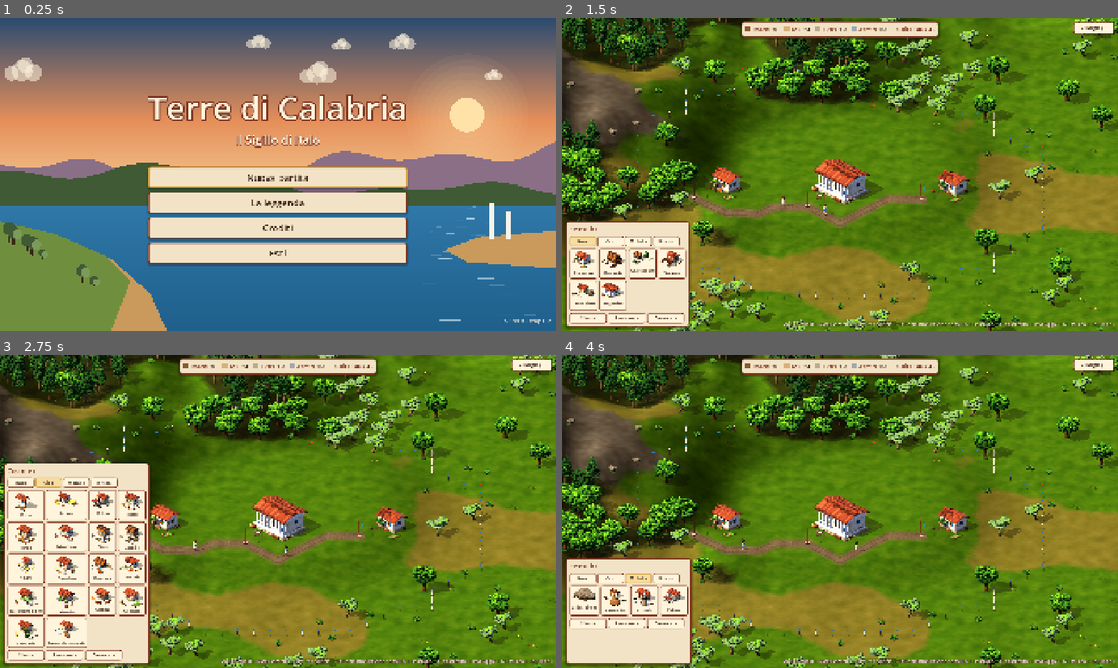
Above: before the commit, frames 1-4 (two rows, left to right).
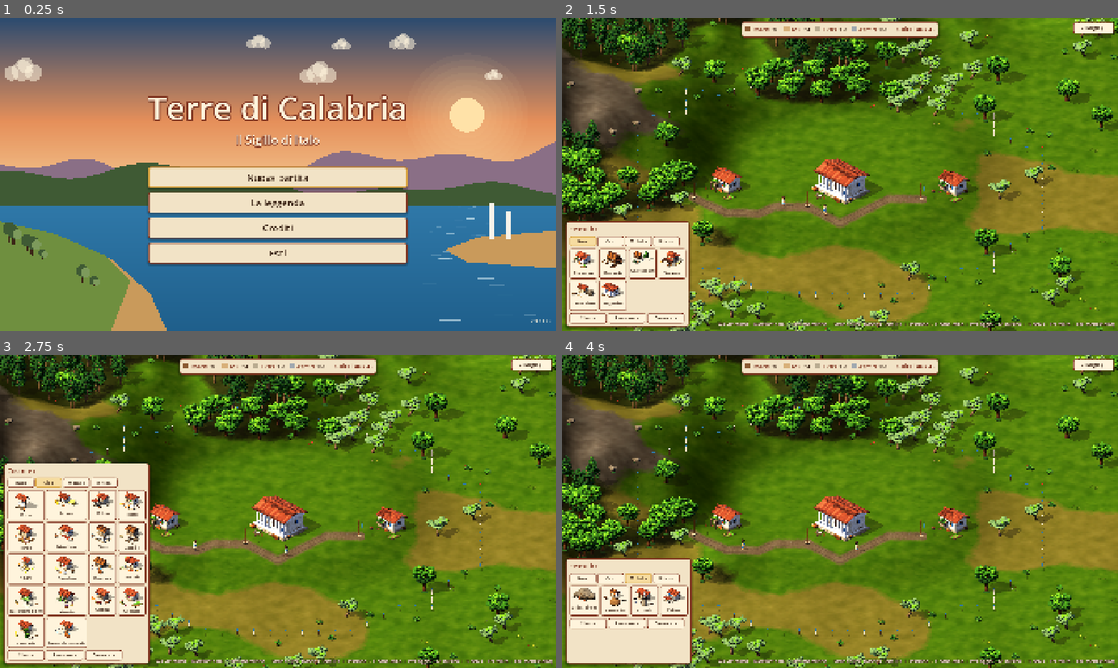
Above: after the commit, the same moments.

Repository: danylbd/terre-di-calabria
Game: Godot game, scene res://src/main/title_screen.tscn
The game is run twice, just before and just after one commit, with the same random seed, the same clock (stepped at 60 frames per second) and the same inputs.
Inputs:
- Up to frame 1 (0.25 s): no input
- Up to frame 2 (1.5 s): click "Nuova partita" at 0.5 s; click "Base" at 1.25 s
- Up to frame 3 (2.75 s): click "Cibo" at 2 s
- Up to frame 4 (4 s): click "Base" at 2.75 s; click "Metallo" at 3.5 s

The runs differ from the first frame. In frame 1, less than 0.1% of the frame differs, in the area x 90-100%, y 96-98%; in frame 2, 0.7%, in the area x 28-100%, y 96-99%; in frame 3, 0.7%; in frame 4, 0.7%.

Commit message:
Step 09: salvataggio
- src/core/salvataggio.gd: salva e carica la partita in JSON (natura,
  edifici e cantieri, bandierine, strade, merci in viaggio, scorte, coloni,
  statistiche, camera); la mappa si rigenera dal seme
- Caricamento senza costi ne' messaggi; lavoratori rimessi dentro
- F5 salva, F9 carica, Esc e chiusura della finestra salvano da soli;
  'Continua la partita' nel menu iniziale
- Titolo: tolta la scritta 'step G2' dalla versione
- tools/test/test_salvataggio.gd; versione 0.11.0

Co-Authored-By: Claude <noreply@anthropic.com>

Diff:
--- a/project.godot
+++ b/project.godot
@@ -6,7 +6,7 @@
 
 config/name="Terre di Calabria"
 config/description="Gioco di strategia ed economia ambientato in Calabria."
-config/version="0.10.0"
+config/version="0.11.0"
 run/main_scene="res://src/main/title_screen.tscn"
 config/features=PackedStringArray("4.7", "Mobile")
 config/icon="res://icon.svg"
--- /dev/null
+++ b/src/core/salvataggio.gd
@@ -0,0 +1,240 @@
+class_name Salvataggio
+## Salva e carica la partita in un file JSON. La mappa si rigenera identica dal seme, quindi si salva
+## solo quello che cambia: natura (alberi, massi, campi, pesce, giacimenti), edifici, bandierine,
+## strade, merci in viaggio, scorte, coloni e statistiche. Portatori e lavoratori vengono ricreati.
+
+const PERCORSO := "user://salvataggio.json"
+const VERSIONE := 1
+
+## Partita da caricare all'avvio della scena di gioco ("" = nuova partita).
+static var da_caricare := ""
+
+
+static func esiste(percorso := PERCORSO) -> bool:
+	return FileAccess.file_exists(percorso)
+
+
+static func _v(c: Vector2i) -> Array:
+	return [c.x, c.y]
+
+
+static func _c(a: Array) -> Vector2i:
+	return Vector2i(int(a[0]), int(a[1]))
+
+
+static func _nome(s: Sprite2D) -> String:
+	return s.texture.resource_path.get_file().get_basename() if s.texture else ""
+
+
+static func _chiavi(d: Dictionary) -> Array:
+	var r := []
+	for c in d:
+		r.append([c.x, c.y, d[c]])
+	return r
+
+
+static func _da_chiavi(a: Array) -> Dictionary:
+	var r := {}
+	for voce in a:
+		r[Vector2i(int(voce[0]), int(voce[1]))] = voce[2]
+	return r
+
+
+# ------------------------------------------------------------------ salvare
+
+static func salva(p: Node2D, percorso := PERCORSO) -> bool:
+	var v: Villaggio = p.villaggio
+	var rete: ReteStrade = p.rete
+	var ris: RisorseNaturali = p.risorse
+	var log: Logistica = p.logistica
+	var d := {"versione": VERSIONE, "seme": p.SEME, "tempo": log.tempo, "storia": log.storia,
+		"scorte": v.scorte, "coloni_liberi": v.coloni_liberi + v.in_cammino,
+		"camera": [p.camera.position.x, p.camera.position.y, p.camera.zoom.x]}
+	# natura
+	var alberi := []
+	for c in ris.alberi:
+		for a in ris.alberi[c]:
+			var s: Sprite2D = a["sprite"]
+			alberi.append([c.x, c.y, a["specie"], a["crescita"], _nome(s), s.position.x, s.position.y])
+	d["alberi"] = alberi
+	var rocce := []
+	for c in ris.rocce:
+		var s: Sprite2D = ris.rocce[c]["sprite"]
+		rocce.append([c.x, c.y, ris.rocce[c]["riserva"], _nome(s), s.position.x, s.position.y])
+	d["rocce"] = rocce
+	var campi := []
+	for c in ris.campi:
+		campi.append([c.x, c.y, ris.campi[c]["coltura"], ris.campi[c]["crescita"]])
+	d["campi"] = campi
+	var ceppi := []
+	for k in ris._ceppi:
+		var s: Sprite2D = k[0]
+		ceppi.append([_nome(s), s.position.x, s.position.y, k[1]])
+	d["ceppi"] = ceppi
+	d["pesci"] = _chiavi(ris.pesci)
+	d["ripopola"] = _chiavi(ris._ripopola)
+	d["spada"] = _chiavi(ris.spada)
+	d["ripopola_spada"] = _chiavi(ris._ripopola_spada)
+	d["olive_attesa"] = _chiavi(ris._olive_attesa)
+	var minerali := {}
+	for tipo in ris.minerali:
+		minerali[tipo] = _chiavi(ris.minerali[tipo])
+	d["minerali"] = minerali
+	# villaggio
+	var edifici := []
+	for e in v.edifici.values():
+		edifici.append({"id": e.id, "tipo": e.tipo, "casella": _v(e.casella), "finito": e.finito, "progresso": e.progresso,
+			"consegnati": e.consegnati, "richiesti": e.richiesti, "ingresso": e.ingresso, "in_arrivo": e.in_arrivo,
+			"prodotti": e.prodotti, "nascita": e.nascita, "manca_attrezzo": e.manca_attrezzo, "manca_colono": e.manca_colono,
+			"lavoratore": e.lavoratore != null and is_instance_valid(e.lavoratore)})
+	d["edifici"] = edifici
+	var bandiere := []
+	for c in rete.bandiere:
+		bandiere.append([c.x, c.y, rete.bandiere[c]["protetta"]])
+	d["bandiere"] = bandiere
+	var tratti := []
+	for t in rete.tratti.values():
+		tratti.append({"percorso": t.percorso.map(func(c): return _v(c)), "portatore": t.portatore != null})
+	d["tratti"] = tratti
+	var merci := []
+	for m in log.merci:
+		if is_instance_valid(m.destinazione):
+			merci.append([m.tipo, m.bandiera.x, m.bandiera.y, m.destinazione.id])
+	d["merci"] = merci
+	var f := FileAccess.open(percorso, FileAccess.WRITE)
+	if f == null:
+		push_warning("Impossibile salvare in " + percorso)
+		return false
+	f.store_string(JSON.stringify(d))
+	f.close()
+	return true
+
+
+# ------------------------------------------------------------------ caricare
+
+## Ricostruisce la partita salvata dentro una scena di gioco appena creata (con la natura già messa
+## dal generatore, ma senza il villaggio iniziale). Restituisce false se il file non va bene.
+static func carica(p: Node2D, percorso := PERCORSO) -> bool:
+	var f := FileAccess.open(percorso, FileAccess.READ)
+	if f == null:
+		return false
+	var d = JSON.parse_string(f.get_as_text())
+	f.close()
+	if not d is Dictionary or int(d.get("versione", 0)) != VERSIONE:
+		return false
+	var v: Villaggio = p.villaggio
+	var rete: ReteStrade = p.rete
+	var ris: RisorseNaturali = p.risorse
+	var log: Logistica = p.logistica
+	var dati: DatiMappa = p.dati
+	_carica_natura(d, ris, dati)
+
+	v.caricamento = true
+	# prima gli edifici finiti (allargano i confini), poi i cantieri
+	var vecchi := {}                 # id salvato -> Edificio nuovo
+	var ordinati: Array = d["edifici"].duplicate()
+	ordinati.sort_custom(func(a, b): return a["finito"] and not b["finito"])
+	for s in ordinati:
+		var e := v.costruisci(s["tipo"], _c(s["casella"]), s["finito"], true)
+		if e == null:
+			continue
+		vecchi[int(s["id"])] = e
+		if not s["finito"]:
+			e.progresso = s["progresso"]
+			e.consegnati = _interi(s["consegnati"])
+			e.richiesti = _interi(s["richiesti"])
+		e.ingresso = _interi(s["ingresso"])
+		e.in_arrivo = _interi(s["in_arrivo"])
+		e.prodotti = int(s["prodotti"])
+		e.nascita = s["nascita"]
+		e.manca_attrezzo = s["manca_attrezzo"]
+		e.manca_colono = s["manca_colono"]
+	for b in d["bandiere"]:
+		var c := _c(b)
+		if not rete.bandiere.has(c):
+			rete.aggiungi_bandiera(c, b[2])
+	for t in d["tratti"]:
+		var perc: Array[Vector2i] = []
+		for c in t["percorso"]:
+			perc.append(_c(c))
+		rete.costruisci_strada(perc)
+	# chi non aveva il portatore (mancavano i coloni) torna ad aspettarlo
+	for t in d["tratti"]:
+		if t["portatore"]:
+			continue
+		var a := _c(t["percorso"][0])
+		var b := _c(t["percorso"][-1])
+		var tr = rete.tratto_tra(a, b)
+		if tr and tr.portatore:
+			tr.portatore.queue_free()
+			tr.portatore = null
+
+	v.scorte = _interi(d["scorte"])
+	v.coloni_liberi = int(d["coloni_liberi"])
+	log.tempo = d["tempo"]
+	log.storia = d["storia"]
+	for m in d["merci"]:
+		var dest: Edificio = vecchi.get(int(m[3]))
+		if dest:
+			log._nuova_merce(m[0], dest, Vector2i(int(m[1]), int(m[2])))
+	for s in d["edifici"]:
+		var e: Edificio = vecchi.get(int(s["id"]))
+		if e and s["lavoratore"]:
+			v.metti_lavoratore(e)
+	v.caricamento = false
+	p.camera.position = Vector2(d["camera"][0], d["camera"][1])
+	p.camera.zoom = Vector2.ONE * float(d["camera"][2])
+	v.scorte_cambiate.emit()
+	v.popolazione_cambiata.emit()
+	return true
+
+
+static func _interi(d: Dictionary) -> Dictionary:
+	var r := {}
+	for k in d:
+		r[k] = int(d[k])
+	return r
+
+
+static func _carica_natura(d: Dictionary, ris: RisorseNaturali, dati: DatiMappa) -> void:
+	# via gli alberi e i massi messi dal generatore: tornano quelli salvati, dove erano
+	for c in ris.alberi:
+		for a in ris.alberi[c]:
+			(a["sprite"] as Node).free()
+		if not ris.ulivi.has(c):
+			dati.occupa(c.x, c.y, 0)
+	ris.alberi.clear()
+	for c in ris.rocce:
+		(ris.rocce[c]["sprite"] as Node).free()
+		if not ris.ulivi.has(c):
+			dati.occupa(c.x, c.y, 0)
+	ris.rocce.clear()
+	for a in d["alberi"]:
+		var c := Vector2i(int(a[0]), int(a[1]))
+		var s := Sprites.crea(a[4])
+		s.position = Vector2(a[5], a[6])
+		ris.oggetti.add_child(s)
+		ris.alberi.get_or_add(c, []).append({"sprite": s, "specie": a[2], "crescita": float(a[3]), "prenotato": false})
+		dati.occupa(c.x, c.y, DatiMappa.NATURA)
+	for r in d["rocce"]:
+		var c := Vector2i(int(r[0]), int(r[1]))
+		var s := Sprites.crea(r[3])
+		s.position = Vector2(r[4], r[5])
+		s.scale = Vector2.ONE * lerpf(0.45, 1.0, float(r[2]) / RisorseNaturali.RISERVA_ROCCIA)
+		ris.oggetti.add_child(s)
+		ris.rocce[c] = {"sprite": s, "riserva": int(r[2]), "prenotata": false}
+		dati.occupa(c.x, c.y, DatiMappa.NATURA)
+	for k in d["campi"]:
+		var c := Vector2i(int(k[0]), int(k[1]))
+		ris.semina(c, k[2])
+		ris.campi[c]["crescita"] = float(k[3])
+		ris._imposta_fase(ris.campi[c])
+	for k in d["ceppi"]:
+		ris._metti_ceppo(Vector2(k[1], k[2]), k[0], float(k[3]))
+	ris.pesci = _interi(_da_chiavi(d["pesci"]))
+	ris._ripopola = _da_chiavi(d["ripopola"])
+	ris.spada = _interi(_da_chiavi(d["spada"]))
+	ris._ripopola_spada = _da_chiavi(d["ripopola_spada"])
+	ris._olive_attesa = _da_chiavi(d["olive_attesa"])
+	for tipo in d["minerali"]:
+		ris.minerali[tipo] = _interi(_da_chiavi(d["minerali"][tipo]))
--- a/src/main/title_screen.gd
+++ b/src/main/title_screen.gd
@@ -83,6 +83,10 @@
 	_menu = VBoxContainer.new()
 	_menu.add_theme_constant_override("separation", 14)
 	colonna.add_child(_menu)
+	if Salvataggio.esiste():
+		_aggiungi_voce("Continua la partita", func():
+			Salvataggio.da_caricare = Salvataggio.PERCORSO
+			get_tree().change_scene_to_file("res://src/mappa/partita.tscn"))
 	_aggiungi_voce("Nuova partita", _on_nuova_partita)
 	_aggiungi_voce("La leggenda", func(): _mostra(_strato_leggenda))
 	_aggiungi_voce("Crediti", func(): _mostra(_strato_crediti))
@@ -166,7 +170,7 @@
 
 func _crea_versione() -> void:
 	var etichetta := Label.new()
-	etichetta.text = "v%s · step G2" % ProjectSettings.get_setting("application/config/version", "0.0.0")
+	etichetta.text = "v%s" % ProjectSettings.get_setting("application/config/version", "0.0.0")
 	etichetta.add_theme_font_size_override("font_size", 20)
 	etichetta.add_theme_color_override("font_color", Color(Palette.PERGAMENA_CHIARA, 0.8))
 	etichetta.set_anchors_and_offsets_preset(Control.PRESET_BOTTOM_RIGHT, Control.PRESET_MODE_MINSIZE, 20)
--- a/src/mappa/partita.gd
+++ b/src/mappa/partita.gd
@@ -70,7 +70,10 @@
 	villaggio.togli_decori.connect(_togli_decori)
 
 	_metti_natura()
-	_metti_villaggio()
+	var da_caricare := Salvataggio.da_caricare
+	Salvataggio.da_caricare = ""
+	if da_caricare == "":
+		_metti_villaggio()
 
 	camera = CameraMappa.new()
 	camera.area = terreno.limiti()
@@ -84,12 +87,25 @@
 	villaggio.territorio_cambiato.connect(func(): barra.aggiorna_coloni(villaggio.popolazione(), villaggio.capacita()))
 	logistica.scorte_cambiate.connect(func(): barra.aggiorna(villaggio.scorte))
 	logistica.scorte_cambiate.connect(villaggio.richiama_lavoratori)
+	if da_caricare != "":
+		if Salvataggio.carica(self, da_caricare):
+			segni.aggiorna()
+			_mostra_avviso("Partita caricata", false)
+		else:
+			_metti_villaggio()
+			_mostra_avviso("Il salvataggio non si può leggere: nuova partita", true)
 	barra.aggiorna(villaggio.scorte)
 	barra.aggiorna_coloni(villaggio.popolazione(), villaggio.capacita())
 	Suono.scaletta(["lavoro", "mattino", "sera"] as Array[String])
 	Suono.ambiente("uccelli", -6.0)
 	Suono.ambiente("vento", -12.0)
 	Suono.ambiente("mare", -40.0)
+
+
+func _notification(what: int) -> void:
+	# chiudendo la finestra la partita si salva da sola
+	if what == NOTIFICATION_WM_CLOSE_REQUEST and villaggio:
+		Salvataggio.salva(self)
 
 
 func _exit_tree() -> void:
@@ -120,6 +136,7 @@
 		elif modalita != "":
 			_esci_modalita()
 		else:
+			Salvataggio.salva(self)
 			get_tree().change_scene_to_file("res://src/main/title_screen.tscn")
 		get_viewport().set_input_as_handled()
 	elif event is InputEventKey and event.pressed and not event.echo:
@@ -128,6 +145,12 @@
 				menu.premi_attrezzo("strada")
 			KEY_F:
 				menu.premi_attrezzo("bandierina")
+			KEY_F5:
+				_mostra_avviso("Partita salvata" if Salvataggio.salva(self) else "Non sono riuscito a salvare", false)
+			KEY_F9:
+				if Salvataggio.esiste():
+					Salvataggio.da_caricare = Salvataggio.PERCORSO
+					get_tree().reload_current_scene()
 			KEY_I:
 				pannello_villaggio.alterna()
 			KEY_M:
@@ -489,7 +512,7 @@
 	pulsante.grow_horizontal = Control.GROW_DIRECTION_BEGIN
 
 	var aiuto := Label.new()
-	aiuto.text = "WASD: muovi  ·  Rotella: zoom  ·  Clic: info edificio  ·  Tasto destro: trascina / annulla  ·  R: strada  ·  F: bandierina  ·  I: villaggio  ·  M: musica  ·  Esc: menu"
+	aiuto.text = "WASD: muovi  ·  Rotella: zoom  ·  Clic: info edificio  ·  Tasto destro: trascina / annulla  ·  R: strada  ·  F: bandierina  ·  I: villaggio  ·  M: musica  ·  F5 salva  ·  F9 carica  ·  Esc: menu (salva)"
 	aiuto.add_theme_font_size_override("font_size", 16)
 	aiuto.add_theme_color_override("font_color", Palette.PERGAMENA_CHIARA)
 	aiuto.add_theme_color_override("font_outline_color", Palette.INCHIOSTRO)
--- a/src/mappa/villaggio.gd
+++ b/src/mappa/villaggio.gd
@@ -26,6 +26,7 @@
 var coloni_liberi := 40              # coloni in magazzino, pronti a fare i portatori o i lavoratori
 var in_cammino := 0                  # coloni appena nati che vanno verso il magazzino
 var _richiamo := 0.0
+var caricamento := false             # si sta ricostruendo una partita salvata: niente costi né messaggi
 
 const TEMPO_NASCITA := 40.0          # secondi tra una nascita e l'altra in ogni abitazione
 const TEMPO_NASCITA_LUSSO := 20.0
@@ -89,8 +90,8 @@
 
 # ------------------------------------------------------------ azioni
 
-func costruisci(tipo: String, c: Vector2i, gia_finito := false) -> Edificio:
-	if not gia_finito:
+func costruisci(tipo: String, c: Vector2i, gia_finito := false, forza := false) -> Edificio:
+	if not gia_finito and not forza:
 		var perche := motivo_impossibile(tipo, c)
 		if perche != "":
 			messaggio.emit(perche, true)
@@ -114,7 +115,7 @@
 		_ricalcola_territorio()
 	rete.aggiungi_bandiera(e.bandiera, true)
 	rete.segna_ostacoli_vecchi()
-	if not gia_finito:
+	if not gia_finito and not caricamento:
 		if rete.collegata(e.bandiera):
 			messaggio.emit("Cantiere aperto: %s — i portatori consegneranno %s" % [CatalogoEdifici.dati(tipo)["nome"], CatalogoEdifici.testo_costo(tipo)], false)
 		else:
@@ -157,6 +158,8 @@
 # ------------------------------------------------------------ popolazione
 
 func prendi_colono() -> bool:
+	if caricamento:
+		return true
 	if coloni_liberi <= 0:
 		return false
 	coloni_liberi -= 1
@@ -286,7 +289,7 @@
 ## Un edificio di produzione finito e collegato riceve il suo lavoratore, che arriva dal magazzino
 ## e prende con sé l'attrezzo del mestiere (se manca, aspetta che il fabbro lo forgi).
 func _chiama_lavoratore(e: Edificio) -> void:
-	if not e.finito or not e.collegato or e.lavoratore != null:
+	if caricamento or not e.finito or not e.collegato or e.lavoratore != null:
 		return
 	if not CatalogoEdifici.dati(e.tipo).has("lavoratore"):
 		return
@@ -336,6 +339,15 @@
 			_chiama_lavoratore(e)
 
 
+## Partita caricata: il lavoratore è già dentro il suo edificio (coloni e attrezzi sono già contati).
+func metti_lavoratore(e: Edificio) -> void:
+	var l := Lavoratore.new()
+	oggetti.add_child(l)
+	var qui: Array[Vector2] = [e.centro()]
+	l.avvia(e, risorse, logistica, rete, qui)
+	e.lavoratore = l
+
+
 func _conta(tipo: String) -> int:
 	var n := 0
 	for e in edifici.values():
--- /dev/null
+++ b/tools/test/test_salvataggio.gd
@@ -0,0 +1,176 @@
+extends SceneTree
+## Test automatico dello step 09 (salvataggio): si gioca qualche minuto, si salva, si ricarica in una
+## scena nuova e si confronta tutto; poi il villaggio ricaricato deve continuare a lavorare.
+## Uso: godot --headless --path . --script tools/test/test_salvataggio.gd
+
+const VELOCITA := 8.0
+const FILE := "user://test_salvataggio.json"
+
+var p: Node2D
+var errori := 0
+
+
+func _initialize() -> void:
+	p = load("res://src/mappa/partita.tscn").instantiate()
+	root.add_child(p)
+	_prova.call_deferred()
+
+
+func _prova() -> void:
+	await process_frame
+	var v: Villaggio = p.villaggio
+	var mag: Edificio = null
+	for e in v.edifici.values():
+		if e.tipo == "magazzino":
+			mag = e
+	_piazza("boscaiolo", func(f): return _conta_vicini(p.risorse.alberi, f, 7))
+	_piazza("segheria", func(f): return -Vector2(f - mag.bandiera).length())
+	_piazza("fattoria", func(f): return _prato_libero(f, 4) - Vector2(f - mag.bandiera).length() * 0.3)
+	_piazza("guardaboschi", func(f): return _conta_vicini(p.risorse.alberi, f, 7) * 0.5)
+	Engine.time_scale = VELOCITA
+	await create_timer(200.0).timeout
+	# un cantiere lasciato a metà (senza strada) e una merce in viaggio
+	var cantiere := _piazza("casa_greca", func(f): return -Vector2(f - mag.bandiera).length())
+	await create_timer(4.0).timeout
+	Engine.time_scale = 1.0
+	await process_frame
+	var prima := _riassunto(p)
+	print("PRIMA:  ", prima)
+	_controlla(Salvataggio.salva(p, FILE), "partita salvata")
+	var prodotti_prima: int = p.logistica.storia.size()
+	p.queue_free()
+	await process_frame
+	await process_frame
+
+	Salvataggio.da_caricare = FILE
+	p = load("res://src/mappa/partita.tscn").instantiate()
+	root.add_child(p)
+	await process_frame
+	await process_frame
+	var dopo := _riassunto(p)
+	print("DOPO:   ", dopo)
+	for k in prima:
+		_controlla(JSON.stringify(prima[k], "", true) == JSON.stringify(dopo[k], "", true), "%s uguale (%s)" % [k, str(dopo[k])])
+	# la partita ricaricata continua: i lavoratori lavorano e le merci viaggiano
+	Engine.time_scale = VELOCITA
+	await create_timer(120.0).timeout
+	Engine.time_scale = 1.0
+	_controlla(p.logistica.storia.size() > prodotti_prima, "dopo il caricamento si continua a produrre (%d -> %d)" % [prodotti_prima, p.logistica.storia.size()])
+	_controlla(p.villaggio.popolazione() <= p.villaggio.capacita(), "coloni dentro i posti")
+	DirAccess.remove_absolute(ProjectSettings.globalize_path(FILE))
+	_fine()
+
+
+## Tutto quello che deve sopravvivere al salvataggio, in forma confrontabile.
+func _riassunto(q: Node2D) -> Dictionary:
+	var v: Villaggio = q.villaggio
+	var ris: RisorseNaturali = q.risorse
+	var edifici := []
+	for e in v.edifici.values():
+		edifici.append("%s@%s:%s:%d" % [e.tipo, e.casella, "ok" if e.finito else str(e.consegnati), e.prodotti])
+	edifici.sort()
+	var alberi := 0
+	for c in ris.alberi:
+		alberi += ris.alberi[c].size()
+	var riserva := 0
+	for c in ris.rocce:
+		riserva += ris.rocce[c]["riserva"]
+	var merci := []
+	for m in q.logistica.merci:
+		merci.append("%s->%s" % [m.tipo, m.destinazione.tipo])
+	merci.sort()
+	var con_lavoratore := v.edifici.values().filter(func(e): return e.lavoratore != null).size()
+	return {"edifici": edifici, "bandiere": q.rete.bandiere.size(), "tratti": q.rete.tratti.size(),
+		"portatori": q.rete.portatori(), "lavoratori": con_lavoratore, "coloni": v.coloni_liberi + v.in_cammino,
+		"popolazione": v.popolazione(), "scorte": v.scorte, "alberi": alberi, "campi": ris.campi.size(),
+		"riserva_rocce": riserva, "merci": merci, "ceppi": ris._ceppi.size()}
+
+
+func _conta_vicini(dove: Dictionary, f: Vector2i, raggio: int) -> float:
+	var n := 0
+	for c in dove:
+		if Vector2(c - f).length() <= raggio:
+			n += 1
+	return n
+
+
+func _fine() -> void:
+	print("RISULTATO: %s (%d errori)" % ["OK" if errori == 0 else "FALLITO", errori])
+	Engine.time_scale = 1.0
+	quit(1 if errori > 0 else 0)
+
+
+func _controlla(ok: bool, cosa: String) -> void:
+	print(("  ok  " if ok else "  NO  ") + cosa)
+	if not ok:
+		errori += 1
+
+
+## Caselle libere di prato vicino alla bandierina (spazio per i campi).
+func _prato_libero(f: Vector2i, raggio: int) -> float:
+	var d: DatiMappa = p.dati
+	var n := 0
+	for y in range(f.y - raggio, f.y + raggio + 1):
+		for x in range(f.x - raggio, f.x + raggio + 1):
+			if d.dentro(x, y) and d.nel_territorio(x, y) and d.occupante(x, y) == 0 \
+					and d.tipo(x, y) in [DatiMappa.Terreno.PRATO, DatiMappa.Terreno.SECCO, DatiMappa.Terreno.TERRA]:
+				n += 1
+	return n
+
+
+func _distanza_acqua(f: Vector2i) -> float:
+	var d: DatiMappa = p.dati
+	var migliore := 99.0
+	for y in range(f.y - 20, f.y + 21):
+		for x in range(f.x - 20, f.x + 21):
+			if d.dentro(x, y) and d.tipo(x, y) == DatiMappa.Terreno.ACQUA:
+				migliore = minf(migliore, Vector2(Vector2i(x, y) - f).length())
+	return migliore
+
+
+func _conta_acqua(f: Vector2i, raggio: int) -> float:
+	var d: DatiMappa = p.dati
+	var n := 0
+	for y in range(f.y - raggio, f.y + raggio + 1):
+		for x in range(f.x - raggio, f.x + raggio + 1):
+			if d.dentro(x, y) and d.tipo(x, y) == DatiMappa.Terreno.ACQUA:
+				n += 1
+	return mini(n, 12)
+
+
+## Cerca la casella migliore (secondo "punteggio" della sua bandierina) dove il tipo si può
+## costruire e collegare con una strada a una bandierina già esistente; lo costruisce.
+func _piazza(tipo: String, punteggio: Callable, gia_finito := false) -> Edificio:
+	var v: Villaggio = p.villaggio
+	var rete: ReteStrade = p.rete
+	var d: DatiMappa = p.dati
+	var candidati := []
+	for y in d.altezza:
+		for x in d.larghezza:
+			var c := Vector2i(x, y)
+			if not d.nel_territorio(x, y) or not v.puo_costruire(tipo, c):
+				continue
+			var s: int = CatalogoEdifici.dati(tipo)["taglia"]
+			var f := Vector2i(c.x + (s - 1) / 2, c.y + s)
+			candidati.append([punteggio.call(f), c, f])
+	candidati.sort_custom(func(a, b): return a[0] > b[0])
+	for k in mini(candidati.size(), 60):
+		var c: Vector2i = candidati[k][1]
+		var f: Vector2i = candidati[k][2]
+		if not v.puo_costruire(tipo, c):
+			continue
+		var e := v.costruisci(tipo, c, gia_finito)
+		if e == null:
+			continue
+		var bandiere: Array = rete.bandiere.keys().filter(func(b): return b != f)
+		bandiere.sort_custom(func(a, b): return Vector2(a - f).length() < Vector2(b - f).length())
+		for b in bandiere:
+			var perc := rete.trova_percorso(b, f)
+			if not perc.is_empty() and rete.costruisci_strada(perc):
+				break
+		if rete.collegata(e.bandiera):
+			print("%s in %s (bandierina %s, punteggio %.1f)" % [tipo, c, f, candidati[k][0]])
+			return e
+		v.demolisci(e)
+	print("Impossibile piazzare ", tipo)
+	return null
Not shown, added: docs/immagini/step08-popolazione.png.import
Not shown, changed: export_presets.cfg
Not shown, added: src/core/salvataggio.gd.uid
Not shown, added: tools/test/test_popolazione.gd.uid
Not shown, added: tools/test/test_salvataggio.gd.uid
Not shown, changed: CLAUDE.md
Not shown, changed: docs/diario-automatico.md
Not shown, changed: docs/roadmap.md
